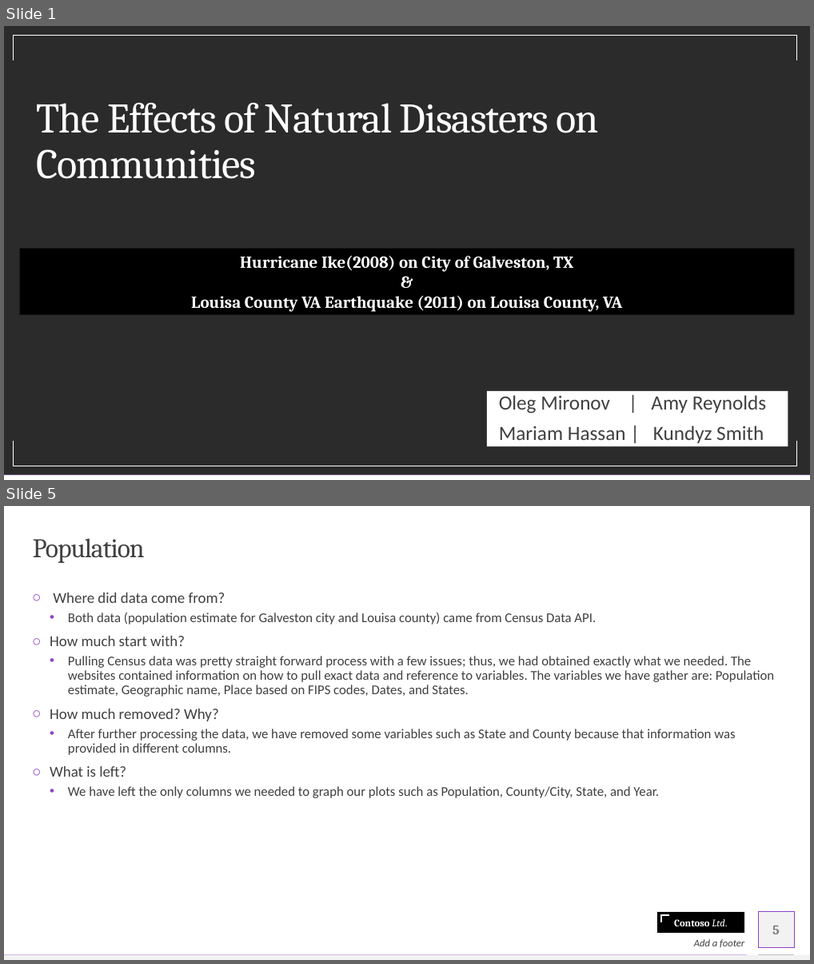
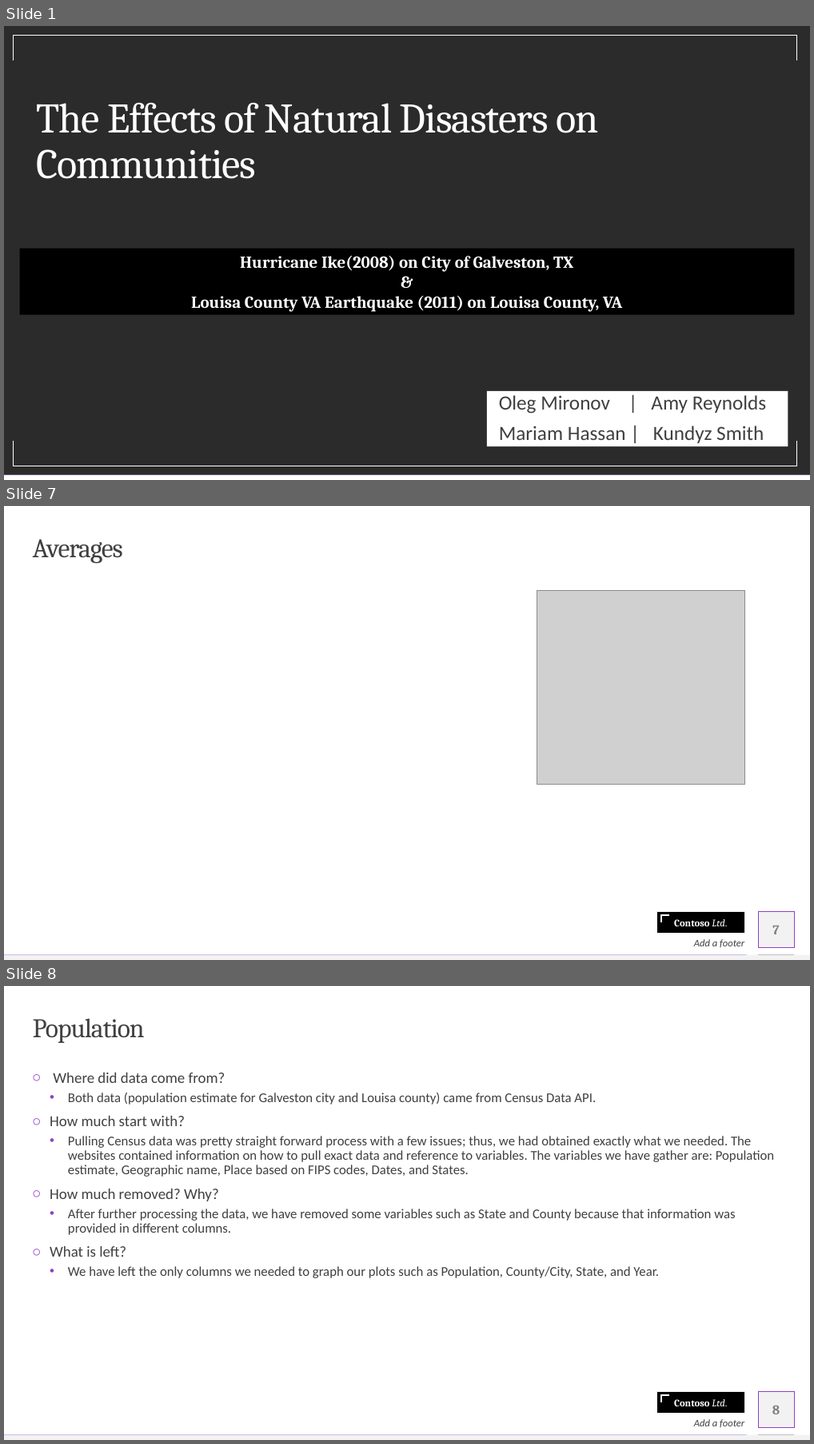
Before and after one commit to olegmrnv/crime_correlations, a slide deck: reports/Crime Analysis .pptx. Shown one above the other, each under a label of ours: slides 1 and 5 before the commit, slides 1, 7 and 8 after it; the slides between them are not shown. The pictures are 814x964 and 814x1444 pixels, drawn with LibreOffice and Linux fonts; fonts in the diff are those of the drawing; grey boxes stand for pictures; background and template pictures are left out; a plain dark background stands for a picture behind light text. Boxes give left, top, right and bottom in pixels: in the first picture for what was removed or moved away, otherwise in the second. Text is boxed around its words. In the diff, an @@ line names an element or a change of style, - is before the commit and + after.

```diff
--- a/reports/Crime Analysis .pptx
+++ b/reports/Crime Analysis .pptx
@@ slide 7 added at bbox=[4, 506, 810, 960], background #FFFFFF; not listed: 6 template elements that a slide beside it also shows @@
@@ title added at bbox=[33, 539, 123, 564], 32 pt, text #404040 @@
+Averages
@@ picture added at bbox=[538, 590, 746, 784] @@
@@ page number added at bbox=[773, 925, 779, 934], 16 pt, text #808080, bold @@
+7
@@ text added at bbox=[694, 939, 745, 948], 12 pt, text #404040, italic @@
+Add a footer
@@ what was slide 5 is now slide 8 @@
@@ page number at bbox=[773, 1404, 780, 1414]: text changed @@
-5
+8
```
Also in this commit, not shown: 5 slides changed, 4 other slides added, 2 slides removed, 7 other files.
